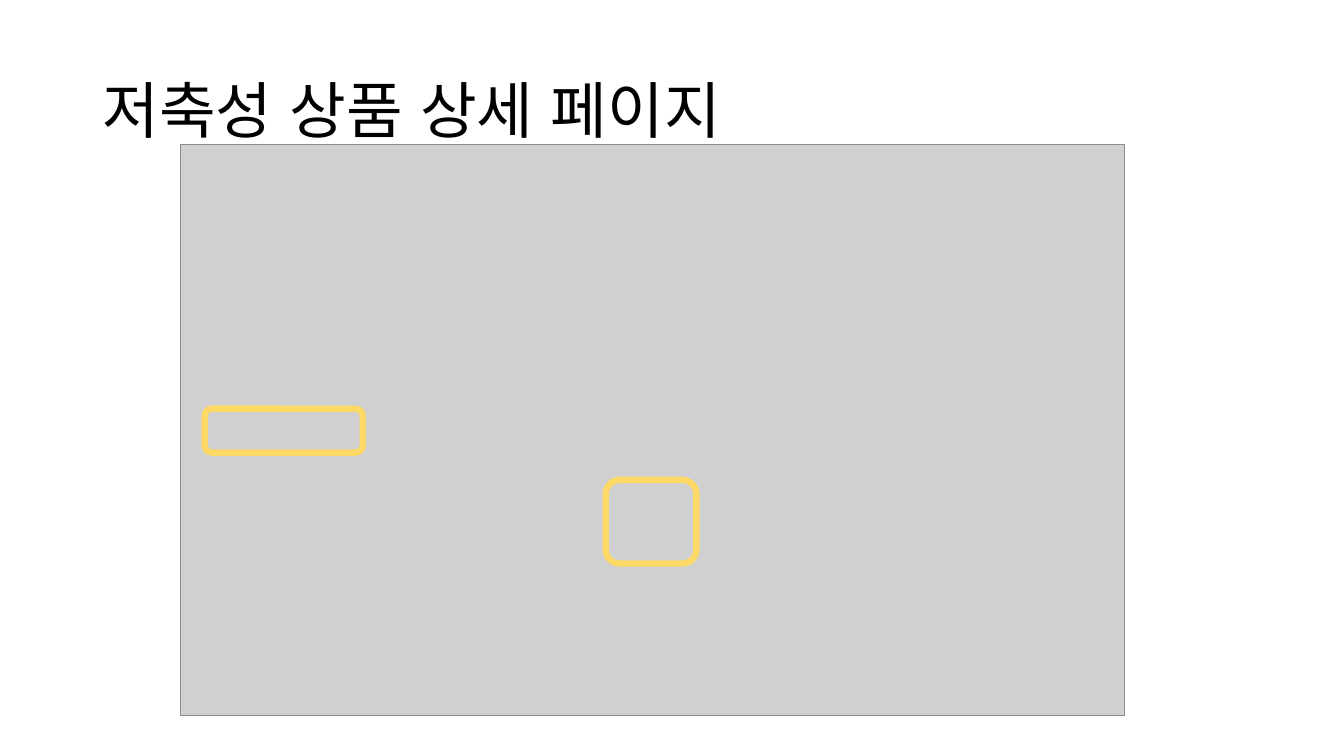
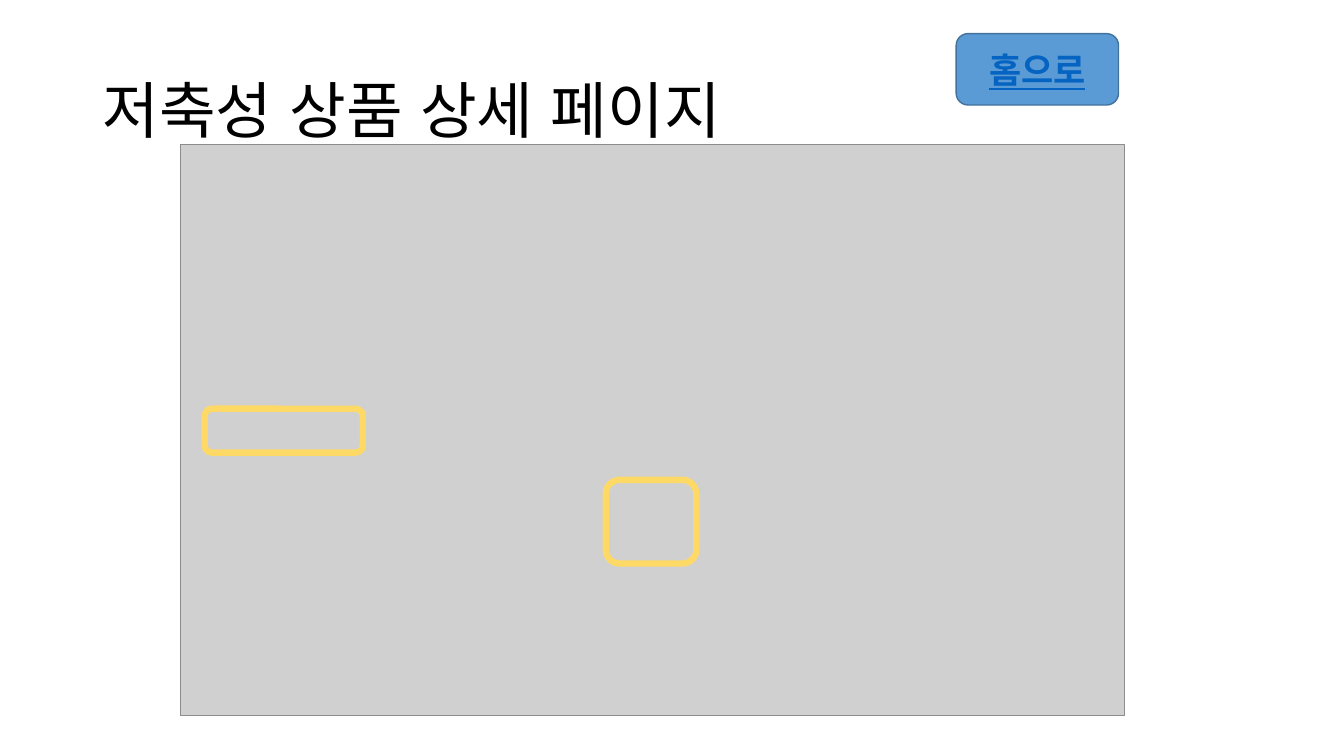
Before and after one commit to songjung-good/pjt_banksnap, a slide deck: slide 9 of doc/구조/웹페이지구조.pptx. Drawn at 1344x756 pixels with LibreOffice and Linux fonts; fonts in the diff are those of the drawing; grey boxes stand for pictures. Boxes give left, top, right and bottom in pixels: in the first picture for what was removed or moved away, otherwise in the second. Text is boxed around its words. In the diff, an @@ line names an element or a change of style, - is before the commit and + after.

```diff
--- a/doc/구조/웹페이지구조.pptx
+++ b/doc/구조/웹페이지구조.pptx
@@ rounded rectangle added at (957, 33, 1119, 105), fill #5B9BD5, outline #43739E 1 pt, 25 pt, text #0563C1, bold, underline @@
+홈으로
```
Also in this commit, not shown: 16 other slides changed, 1 slide added, 7 other files.
